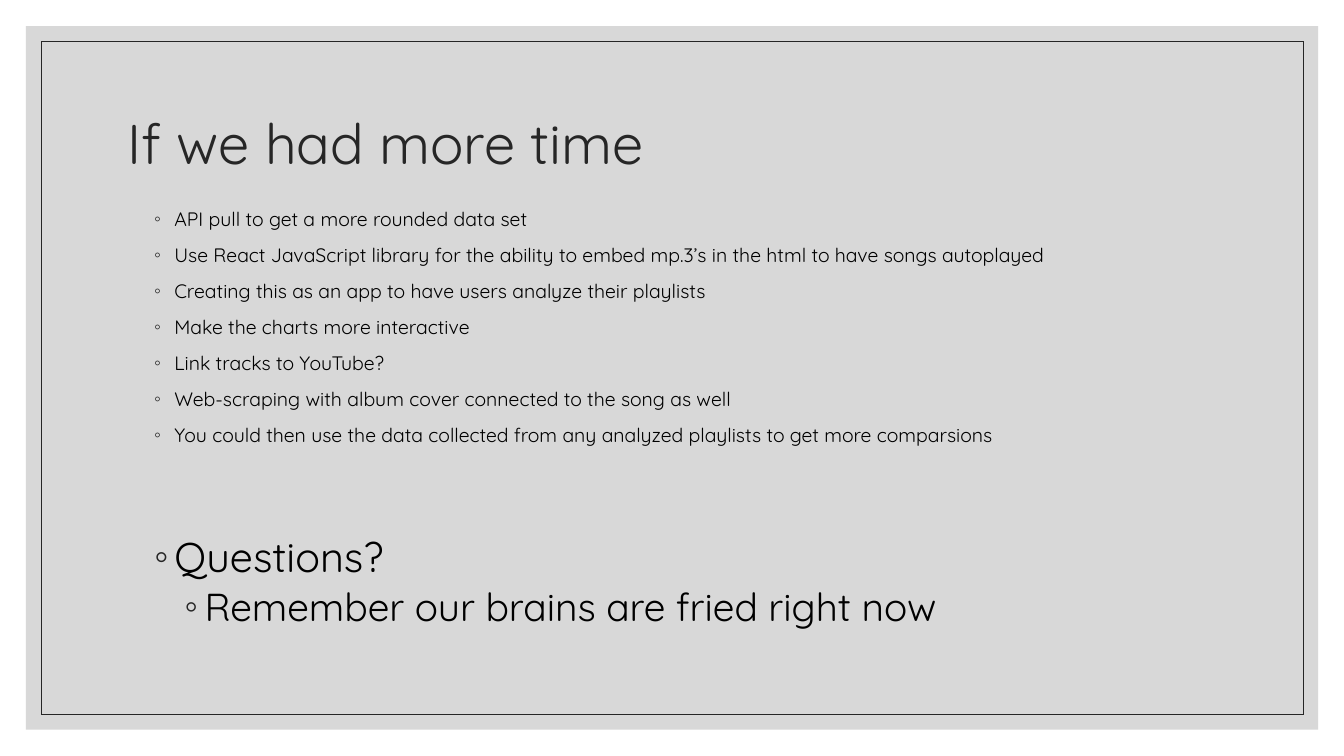
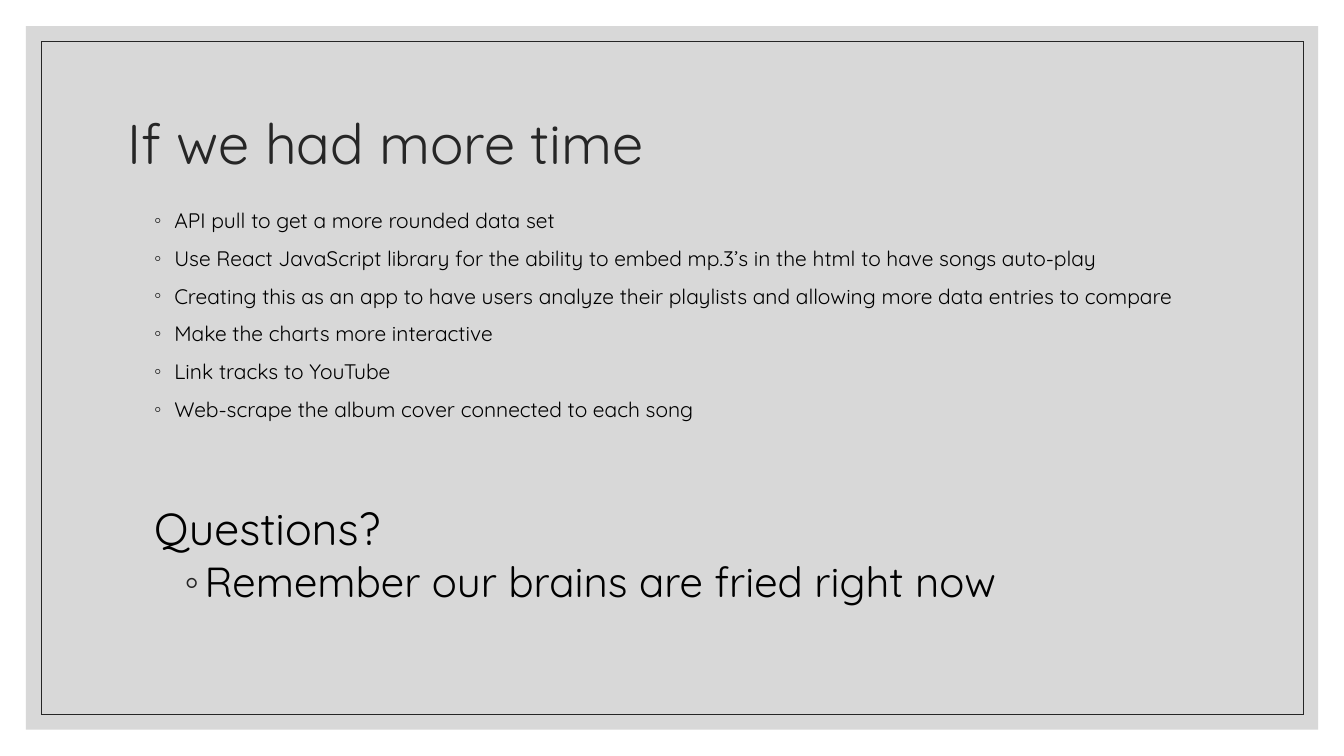
Before and after one commit to JeniLam/Spotify-Dashboard, a slide deck: slide 8 of gOGOGAGA.pptx (slide 7 before the commit). Drawn at 1344x756 pixels with LibreOffice and Linux fonts; fonts in the diff are those of the drawing. Boxes give left, top, right and bottom in pixels: in the first picture for what was removed or moved away, otherwise in the second. Text is boxed around its words. In the diff, an @@ line names an element or a change of style, - is before the commit and + after.

```diff
--- a/gOGOGAGA.pptx
+++ b/gOGOGAGA.pptx
@@ text at [154, 212, 996, 606]: size 13.9 to 15 pt in "API pull to get a more rounded ...", "Make the charts more interactive"; size 29.6 to 32 pt in "Questions?"; size 27.8 to 30 pt in "Remember our brains are fried right now"; bullet ◦ to none @@
@@ text at [174, 250, 1172, 308]: text changed; size 13.9 to 15 pt @@
-◦ Use React JavaScript library for the ability to embed mp.3’s in the html to have songs autoplayed
-◦ Creating this as an app to have users analyze their playlists
+◦ Use React JavaScript library for the ability to embed mp.3’s in the html to have songs auto-play
+◦ Creating this as an app to have users analyze their playlists and allowing more data entries to compare
@@ text at [174, 363, 693, 421]: text changed; size 13.9 to 15 pt @@
-◦ Link tracks to YouTube?
-◦ Web-scraping with album cover connected to the song as well
-◦ You could then use the data collected from any analyzed playlists to get more comparsions
+◦ Link tracks to YouTube
+◦ Web-scrape the album cover connected to each song
```
Also in this commit, not shown: 4 other slides changed, 1 slide added, 3 other files.
